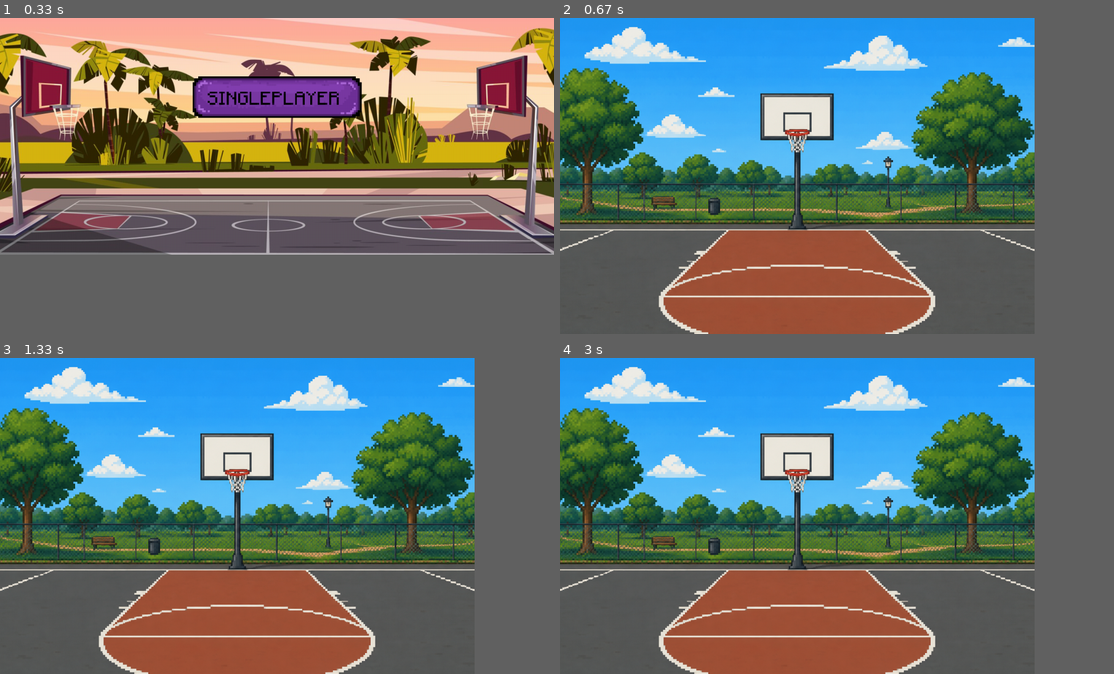
Above: before the commit, frames 1-4 (two rows, left to right).
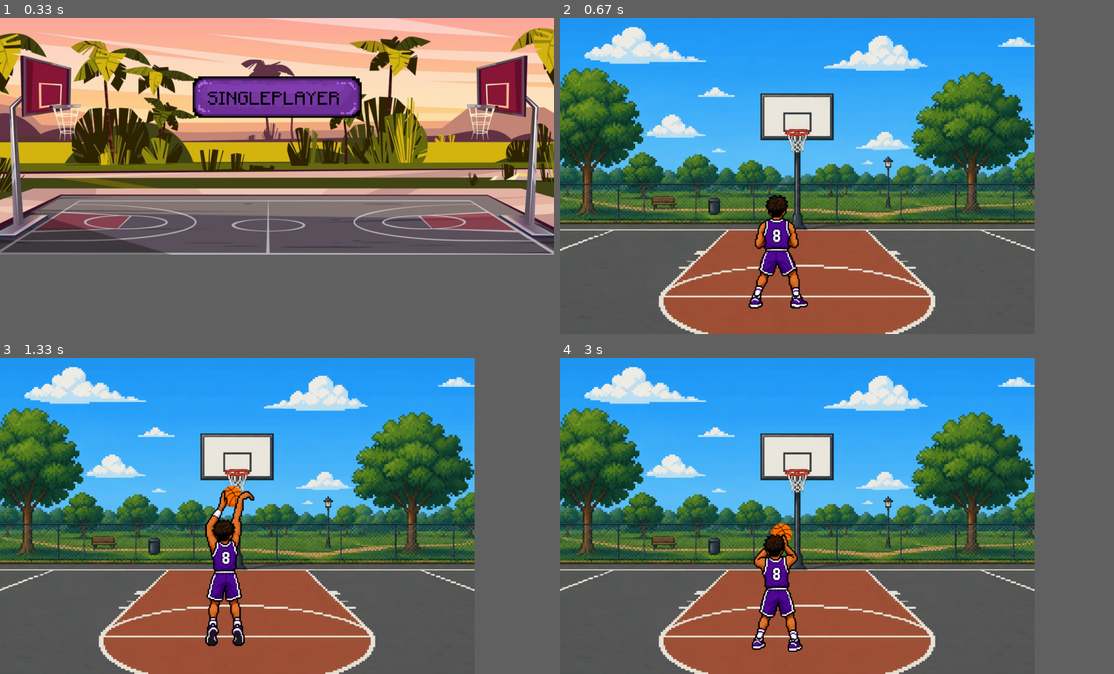
Above: after the commit, the same moments.

Repository: AndrewPal04/Pygame-Basketball
Game: pygame game, started from main.py
Same seed, same stepped clock (60 frames per second), same inputs: the game is played once before the commit and once after it.
Inputs (mouse positions are in pixels of both pictures, inside the frame that each line leads up to):
- Up to frame 1 (0.33 s): no input
- Up to frame 2 (0.67 s): click (837, 97) at 0.38 s
- Up to frame 3 (1.33 s): hold Space 0.67-1.13 s; move the mouse to (221, 528) at 0.7 s; hold Space from 1.17 s (still down)
- Up to frame 4 (3 s): release Space at 1.63 s; hold Space from 2.67 s (still down)

Frame 1 is identical in both runs. In frame 2, 1.8% of the frame differs, in the area x 34-45%, y 56-93%; in frame 3, 2.4%, in the area x 37-46%, y 40-92%; in frame 4, 2.0%.

Commit message:
Added animation for player

Diff:
--- a/main.py
+++ b/main.py
@@ -36,15 +36,84 @@
     screen_height = 800
     screen = pygame.display.set_mode((screen_width, screen_height))
 
+    #Objects
+    #backgroudn
     halfCourtImg =pygame.image.load("halfCourt.png")
     halfCourt = Background(halfCourtImg,0.8,screen_width/2,screen_height/2)
+
+    #Alternative
+    # courtImg=pygame.image.load("BC.png")
+    # court="BC"(courtImg,1, screen_width/2, screen_height/2)
+
+    shot1Img=pygame.image.load("shot1.png")
+    shot2Img=pygame.image.load("shot2.png")
+    shot3Img=pygame.image.load("shot3.png")
+    player=Background(shot1Img, 0.4, 550, 590)
+
+    meter = 0
+    charging = False
+
+    BALLImg=pygame.image.load("basketball.png")
+    ball=Background(BALLImg, 0.25, 550, 590)
 
     while True:
         for event in pygame.event.get():
             if event.type == pygame.QUIT:
                 pygame.quit()
                 quit()
+        keystate = pygame.key.get_pressed()
+        wasCharging = charging
+
+        if keystate[pygame.K_SPACE]:
+            charging = True
+        if not keystate[pygame.K_SPACE]:
+            charging = False
+
+        if charging:
+            meter += 3
+            if meter > 100:
+                meter = 100
+        else:
+            meter -= 5
+            if meter < 0:
+                meter = 0
+
+        if meter < 33:
+            player=Background(shot1Img, 0.4, 550, 590)
+            ball=Background(BALLImg, 0.25, 550, 590)
+        elif meter < 66:
+            player=Background(shot2Img, 0.4, 550, 590)
+            ball=Background(BALLImg, 0.25, 560, 445)
+        else:
+            player=Background(shot3Img, 0.4, 540, 530)
+            ball=Background(BALLImg, 0.25, 586, 350)
+
+
+        if not charging and wasCharging:
+            release = meter
+            if 67 <= release <= 85:
+                print("make")
+            else:
+                print("miss")
+
+
         halfCourt.draw(screen)
+        ball.draw(screen)
+        player.draw(screen)
+
 
         pygame.display.update()
         clock.tick(60)
+
+"""
+Homework
+Github: https://github.com/AndrewPal04/Pygame-Basketball
+For homework, I want you to either find images, have AI
+create images, or make your own images for the shot meter
+(at least 3) so that we can add in the meter for when
+the user is charging their shot. Try to add a new
+Background object (like the player) where it can change
+pictures to each different image when the user charges
+the shot.
+Good Luck!
+"""
